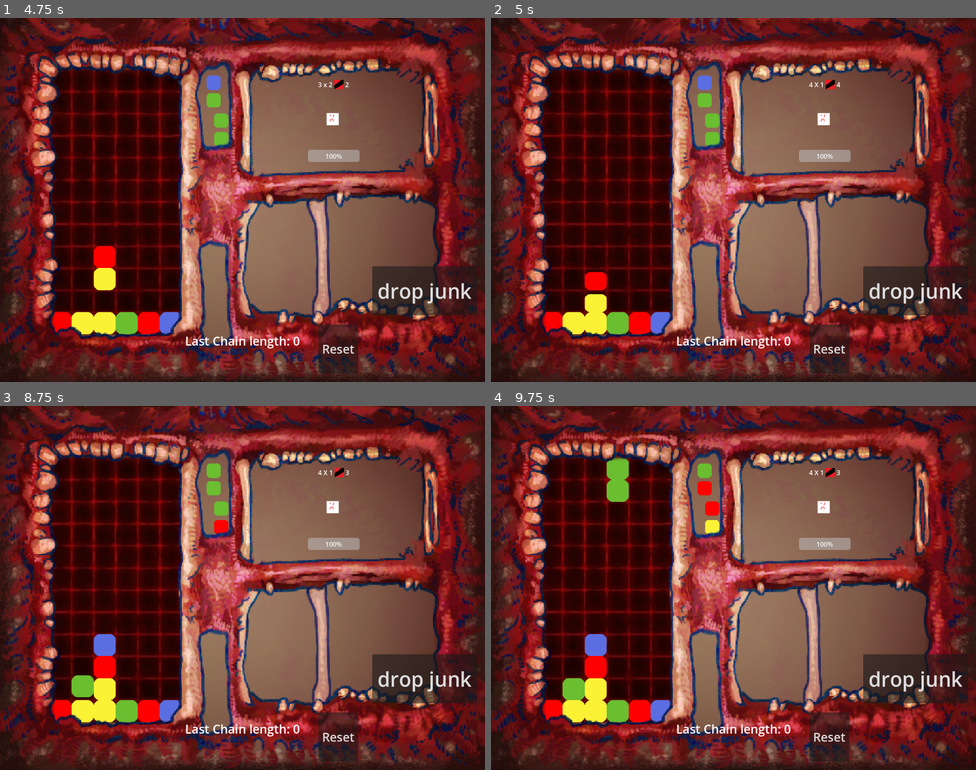
Above: before the commit, frames 1-4 (two rows, left to right).
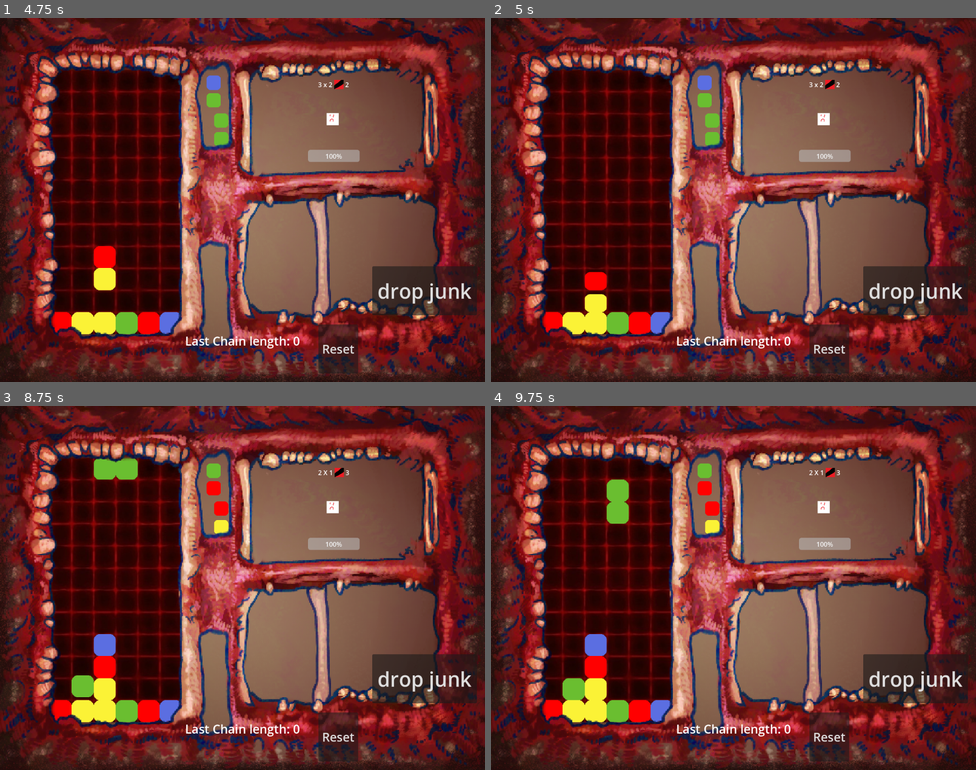
Above: after the commit, the same moments.

Repository: MarGamaDev/PuyoPuyoLike
Game: Godot game, scene res://Scenes/combat.tscn
Same seed, same stepped clock (60 frames per second), same inputs: the game is played once before the commit and once after it. The engine's default icon, where the game draws it, is replaced by a stand-in: a white triangle on a blue panel in a dark square.
Inputs:
- Up to frame 1 (4.75 s): click "start" at 0.5 s; click "drop junk" at 1.25 s; click "Reset" at 2 s; click "start" at 2.75 s; tap Enter at 3.5 s; hold D (puyo_right) 3.53-4.28 s; tap 1 (TESTING_player_spawn) at 3.6 s; tap Space at 4.25 s; hold S (puyo_down) from 4.28 s (still down); tap J (puyo_rotate) at 4.35 s
- Up to frame 2 (5 s): keep holding S (puyo_down)
- Up to frame 3 (8.75 s): release S (puyo_down) at 5.03 s; hold D (puyo_right) 5.03-6.53 s; tap 1 (TESTING_player_spawn) at 5.1, 6.6, 8.1 s; tap Enter at 5.75, 8 s; tap J (puyo_rotate) at 5.85, 7.35 s; tap Space at 6.5 s; hold A (puyo_left) 6.53-8.03 s; hold S (puyo_down) from 8.03 s (still down)
- Up to frame 4 (9.75 s): release S (puyo_down) at 8.78 s; hold D (puyo_right) from 8.78 s (still down); tap J (puyo_rotate) at 8.85 s; tap Space at 9.5 s; tap 1 (TESTING_player_spawn) at 9.6 s

Frame 1 is identical in both runs. In frame 2, less than 0.1% of the frame differs, in the area x 65-72%, y 17-20%; in frame 3, 0.9%, in the area x 19-67%, y 14-36%; in frame 4, 0.5%.

Commit message:
fixed a bug where it would not let the last block help with shield before an enemy attack

Diff:
--- a/Scenes/Combat/Encounters/slam_boss_encounter.tscn
+++ b/Scenes/Combat/Encounters/slam_boss_encounter.tscn
@@ -14,7 +14,7 @@
 
 [sub_resource type="Resource" id="Resource_offo0"]
 script = ExtResource("4_a8axw")
-damage = 4
+damage = 2
 number_of_swings = 1
 number_of_turns_till_swing = 5
 attack_type = 3
--- a/scripts/puyo_manager.gd
+++ b/scripts/puyo_manager.gd
@@ -6,6 +6,7 @@
 signal block_popped(popped_puyos : Array, chain_length : int)
 
 func end_player_turn() -> void:
+	await $GridManager.down_tick()
 	on_end_player_turn.emit()
 
 func reset_game():
